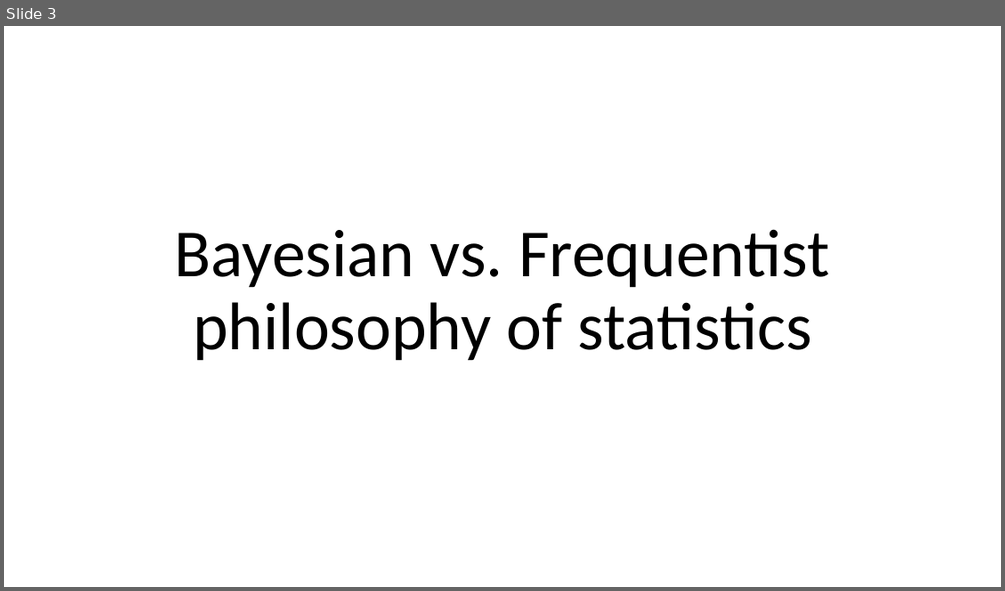
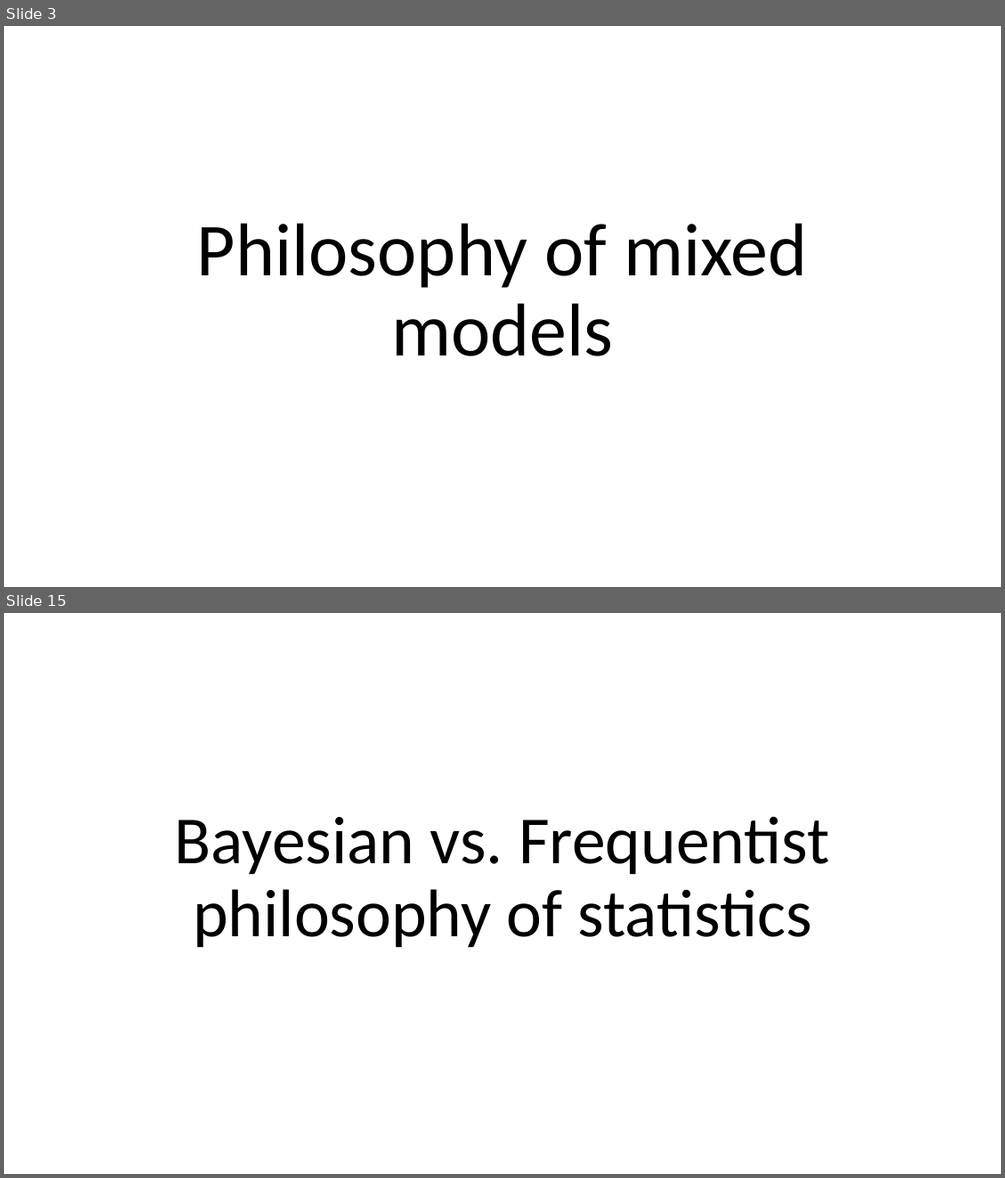
Before and after one commit to julianquandt/M3-brms-intro, a slide deck: intro_to_brms.pptx. Shown one above the other, each under a label of ours: slide 3 before the commit, slides 3 and 15 after it; the slides between them are not shown. The pictures are 1005x591 and 1005x1178 pixels, drawn with LibreOffice and Linux fonts; fonts in the diff are those of the drawing. Boxes give left, top, right and bottom in pixels: in the first picture for what was removed or moved away, otherwise in the second. Text is boxed around its words. In the diff, an @@ line names an element or a change of style, - is before the commit and + after.

Commit message:
Added initial part on philosophy of mixed models

```diff
--- a/intro_to_brms.pptx
+++ b/intro_to_brms.pptx
@@ slide 3 added at [4, 26, 1001, 587], background #FFFFFF @@
@@ title added at [197, 223, 807, 356], 72 pt, text #000000 @@
+Philosophy of mixed models
@@ what was slide 3 is now slide 15 @@
```
Also in this commit, not shown: 3 slides changed, 12 other slides added, 2 slides removed.
